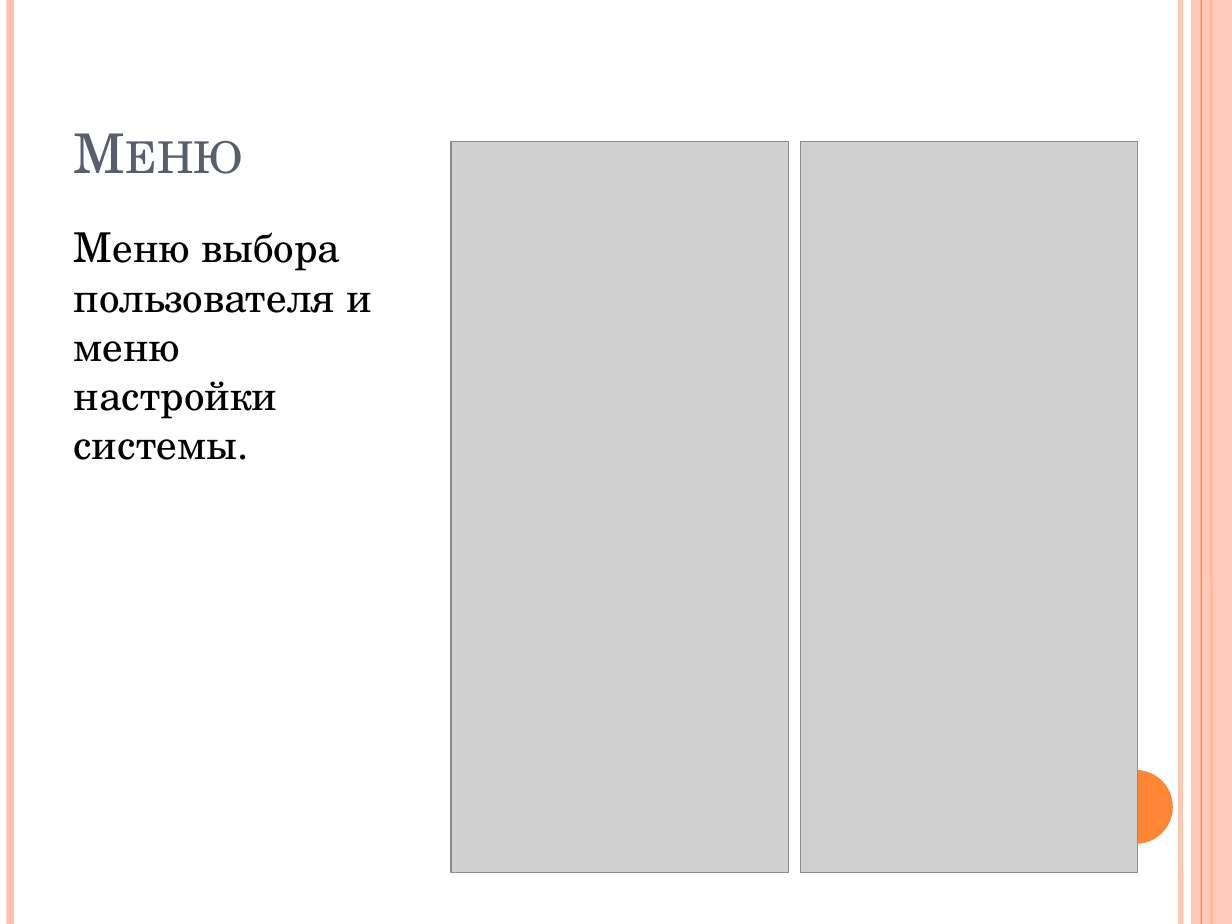
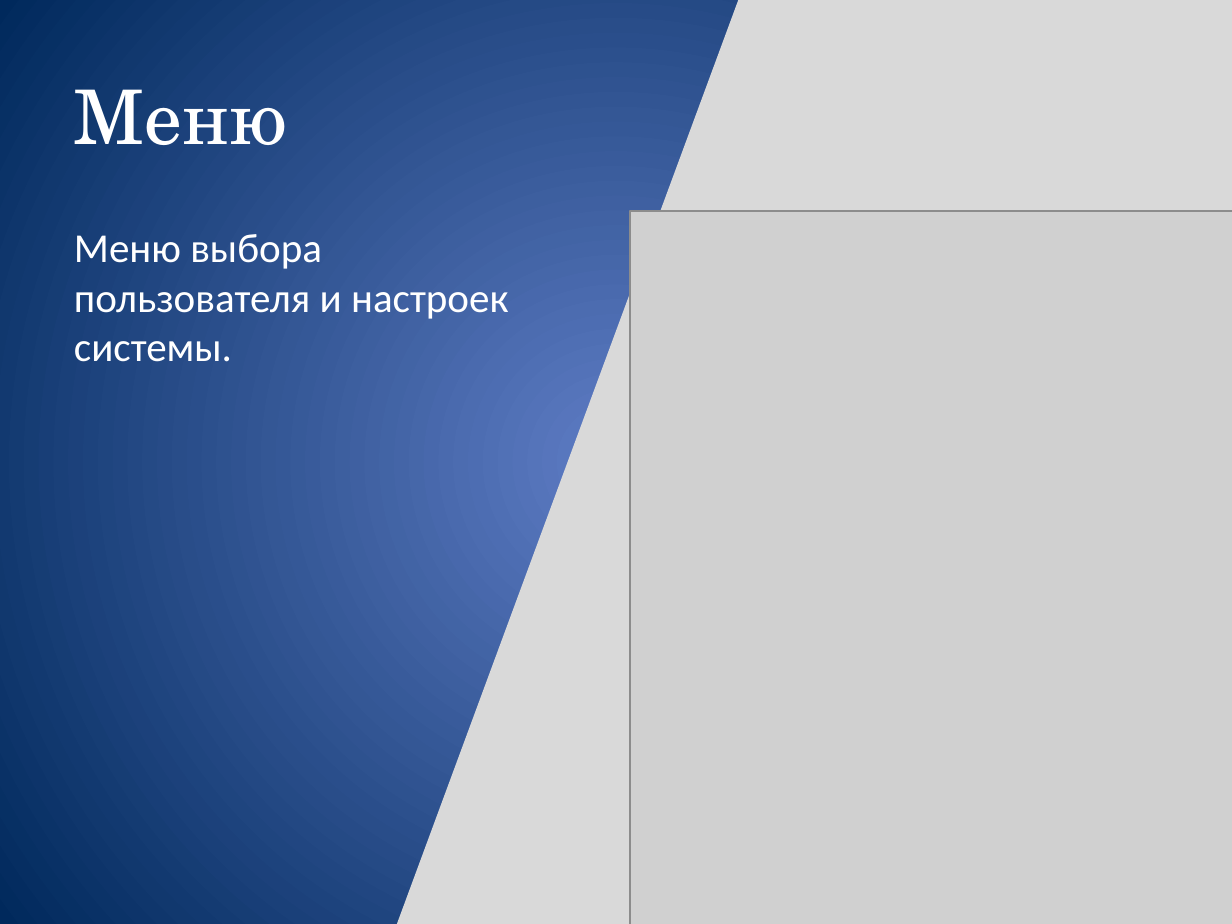
Before and after one commit to 1vanyk1/Awimul, a slide deck: slide 9 of Awimul.pptx (slide 10 before the commit). Drawn at 1232x924 pixels with LibreOffice and Linux fonts; fonts in the diff are those of the drawing; grey boxes stand for pictures. Boxes give left, top, right and bottom in pixels: in the first picture for what was removed or moved away, otherwise in the second. Text is boxed around its words. In the diff, an @@ line names an element or a change of style, - is before the commit and + after.

```diff
--- a/Awimul.pptx
+++ b/Awimul.pptx
@@ background #FFFFFF to gradient #5E7CC5 to #00295C @@
@@ line removed from (10, 0) to (10, 924) @@
@@ rectangle added at (373, 0, 1232, 924), fill #D9D9D9 @@
@@ line removed from (1180, 0) to (1180, 924) @@
@@ rectangle removed at (1191, 0, 1232, 924) @@
@@ line removed from (1201, 0) to (1201, 924) @@
@@ line removed from (1211, 0) to (1211, 924) @@
@@ title "Меню" at (74, 89, 287, 145): size 32 to 44 pt, text colour #575F6D to #FFFFFF, small capitals off; vertical alignment bottom to middle @@
@@ picture removed at (451, 142, 788, 872) @@
@@ picture removed at (801, 142, 1138, 872) @@
@@ text at (74, 234, 508, 362): text changed; font TeX Gyre Schola to Calibri; text colour #000000 to #FFFFFF @@
-Меню выбора пользователя и меню настройки системы.
+Меню выбора пользователя и настроек системы.
@@ picture added at (630, 211, 1232, 924) @@
@@ ellipse removed at (1099, 770, 1173, 844) @@
```
Also in this commit, not shown: 8 other slides changed, 4 slides added, 2 slides removed, 1 other file.
